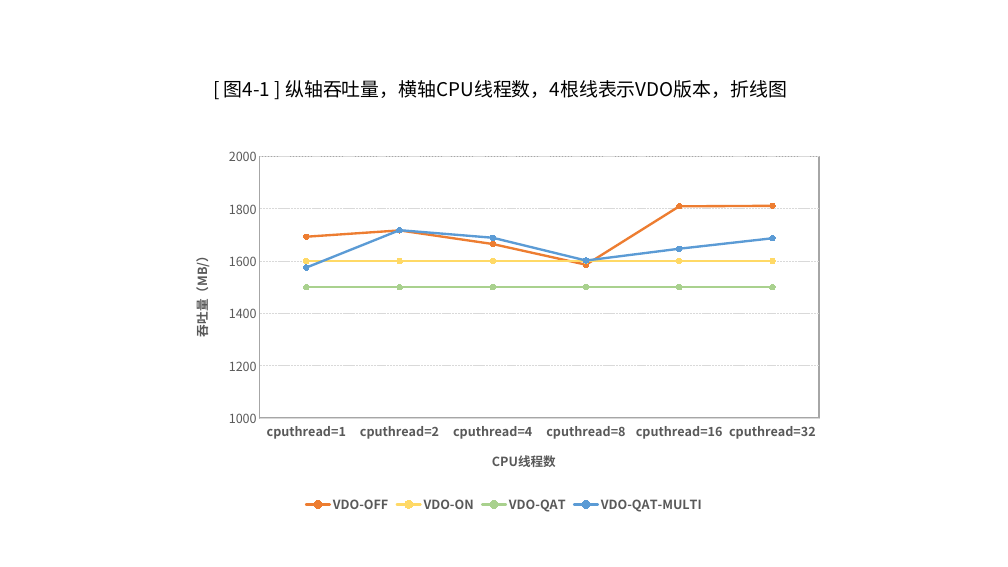
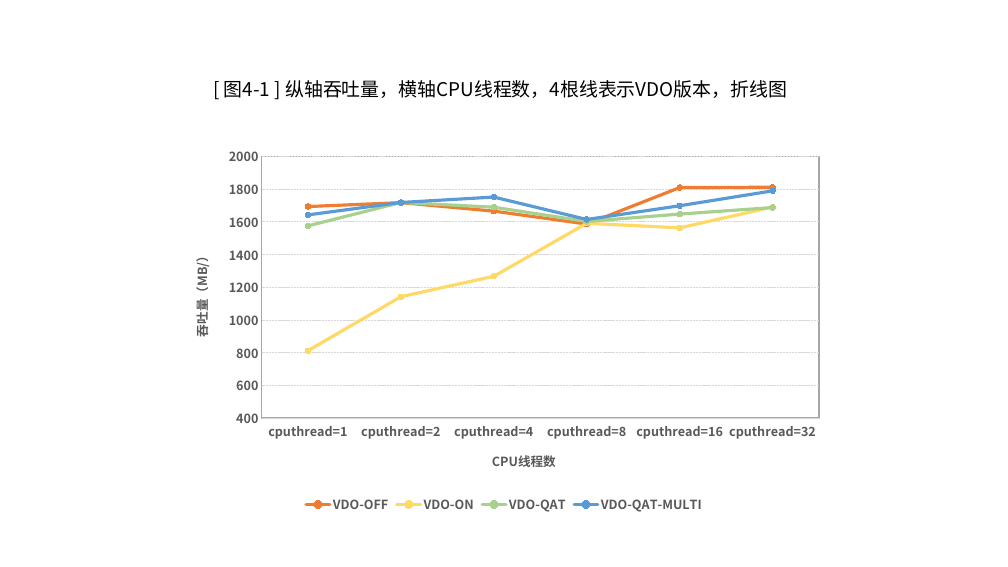
Before and after one commit to lingxu-wxw/intel-vdo-note, a slide deck: slide 6 of VDO测试图表.pptx (slide 3 before the commit). Drawn at 1008x567 pixels with LibreOffice and Linux fonts; fonts in the diff are those of the drawing. Boxes give left, top, right and bottom in pixels: in the first picture for what was removed or moved away, otherwise in the second. Text is boxed around its words. In the diff, an @@ line names an element or a change of style, - is before the commit and + after.

```diff
--- a/VDO测试图表.pptx
+++ b/VDO测试图表.pptx
@@ line chart at [175,139,832,516] @@
-VDO-ON: 1600, 1600, 1600, 1600, 1600, 1600
+VDO-ON: 810, 1140, 1270, 1590, 1560, 1690
-VDO-QAT: 1500, 1500, 1500, 1500, 1500, 1500
+VDO-QAT: 1580, 1720, 1690, 1600, 1650, 1690
-VDO-QAT-MULTI: 1580, 1720, 1690, 1600, 1650, 1690
+VDO-QAT-MULTI: 1640, 1720, 1750, 1610, 1700, 1790
@@ value axis changed @@
```
Also in this commit, not shown: 4 other slides changed, 4 slides added, 1 slide removed, 3 other files.
